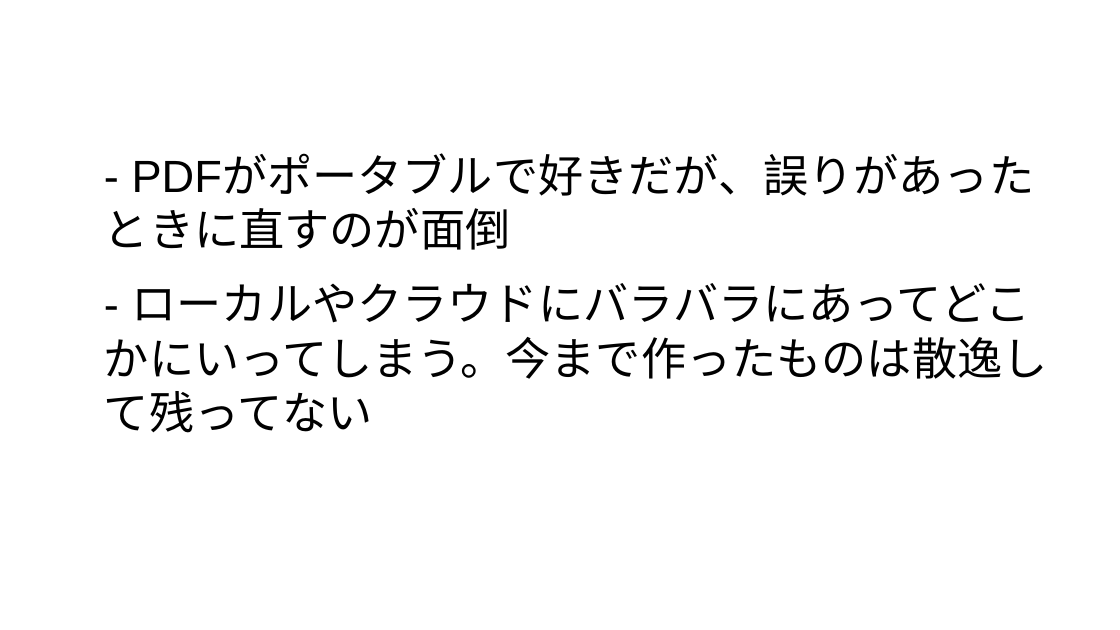
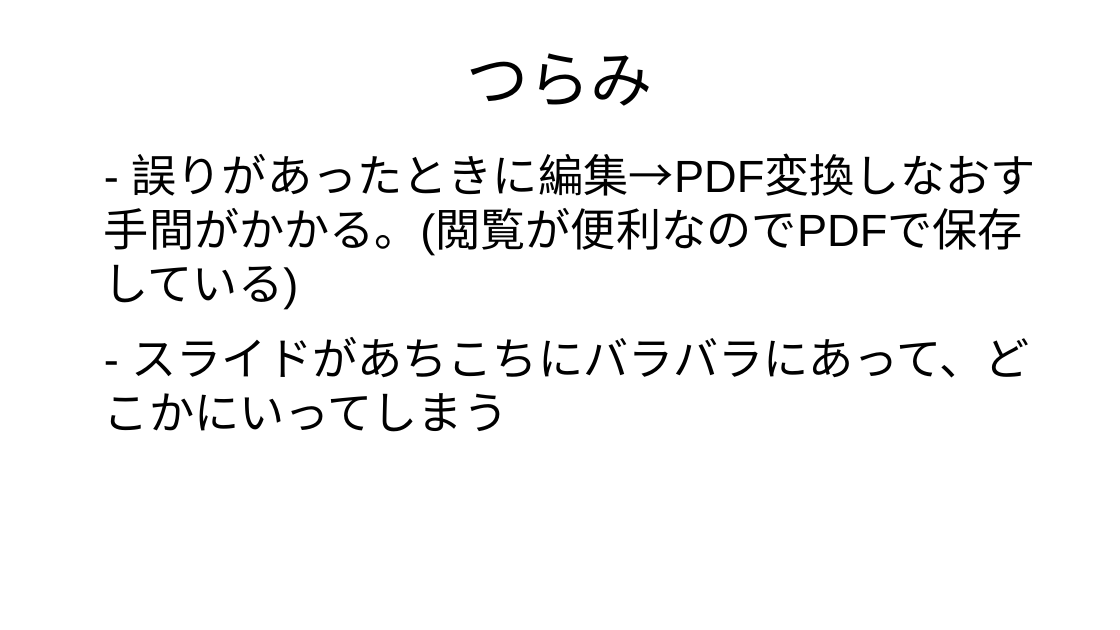
Before and after one commit to kijimaD/roam-ui, a slide deck: slide 3 of pages/pdfs/20250201_slide.odp. Drawn at 1120x630 pixels with LibreOffice and Linux fonts; fonts in the diff are those of the drawing. Boxes give left, top, right and bottom in pixels: in the first picture for what was removed or moved away, otherwise in the second. Text is boxed around its words. In the diff, an @@ line names an element or a change of style, - is before the commit and + after.

```diff
--- a/pages/pdfs/20250201_slide.odp
+++ b/pages/pdfs/20250201_slide.odp
@@ title added at <box>467,53,653,106</box>, 44 pt, text #000000 @@
+つらみ
@@ text at <box>104,153,1036,432</box>: text changed @@
-- PDFがポータブルで好きだが、誤りがあったときに直すのが面倒
-- ローカルやクラウドにバラバラにあってどこかにいってしまう。今まで作ったものは散逸して残ってない
+- 誤りがあったときに編集→PDF変換しなおす手間がかかる。(閲覧が便利なのでPDFで保存している)
+- スライドがあちこちにバラバラにあって、どこかにいってしまう
```
Also in this commit, not shown: 8 other slides changed, 1 slide added, 2 slides removed, 2 other files.
